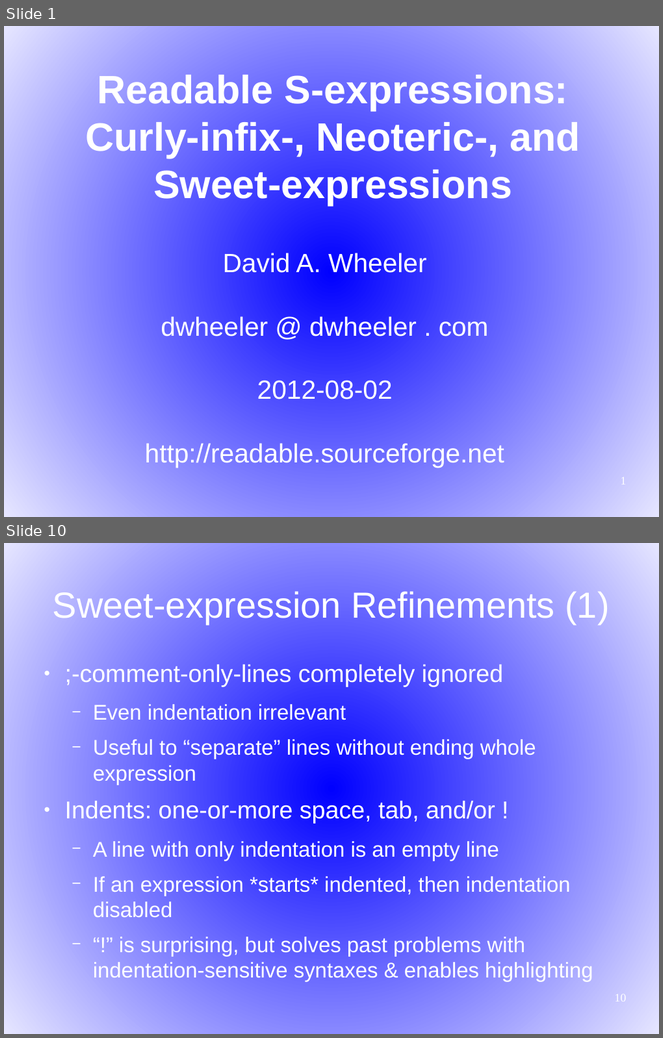
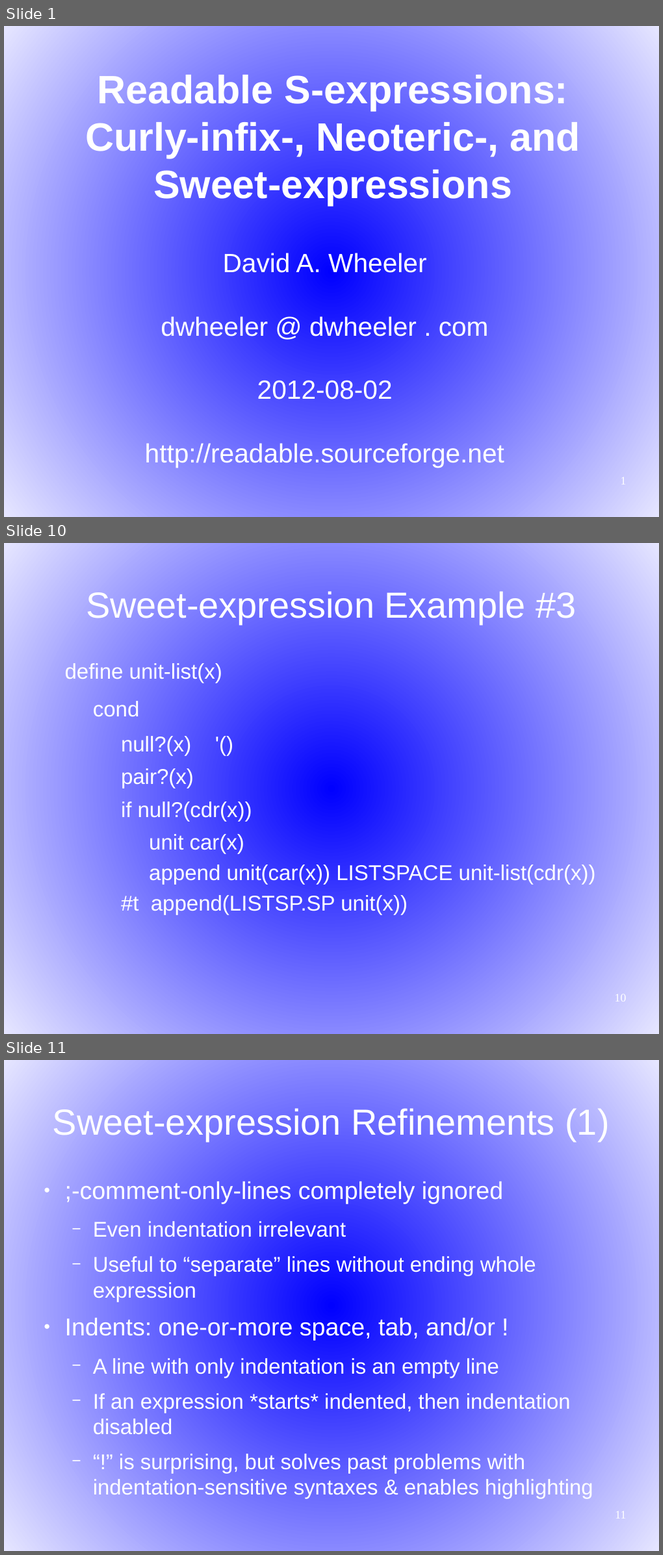
Before and after one commit to martin12333/Readable-Lisp-S-expressions, a slide deck: readable-s-expressions.odp. Shown one above the other, each under a label of ours: slides 1 and 10 before the commit, slides 1, 10 and 11 after it; the slides between them are not shown. The pictures are 663x1038 and 663x1555 pixels, drawn with LibreOffice and Linux fonts; fonts in the diff are those of the drawing. Boxes give left, top, right and bottom in pixels: in the first picture for what was removed or moved away, otherwise in the second. Text is boxed around its words. In the diff, an @@ line names an element or a change of style, - is before the commit and + after.

```diff
--- a/readable-s-expressions.odp
+++ b/readable-s-expressions.odp
@@ slide 10 added at box(4, 543, 659, 1034), background gradient #0000FF to #E6E6FF @@
@@ title added at box(86, 589, 576, 624), 44 pt, text #FFFFFF @@
+Sweet-expression Example #3
@@ text added at box(65, 663, 596, 915), 26 pt, text #FFFFFF @@
+define unit-list(x)
+  cond
+    null?(x) '()
+    pair?(x)
+    if null?(cdr(x))
+      unit car(x)
+      append unit(car(x)) LISTSPACE unit-list(cdr(x))
+    #t append(LISTSP.SP unit(x))
@@ page number added at box(615, 995, 627, 1002), 14 pt, text #FFFFFF @@
+10
@@ what was slide 10 is now slide 11 @@
@@ page number at box(615, 1512, 626, 1519): text changed @@
-10
+11
```
Also in this commit, not shown: 9 slides changed.
